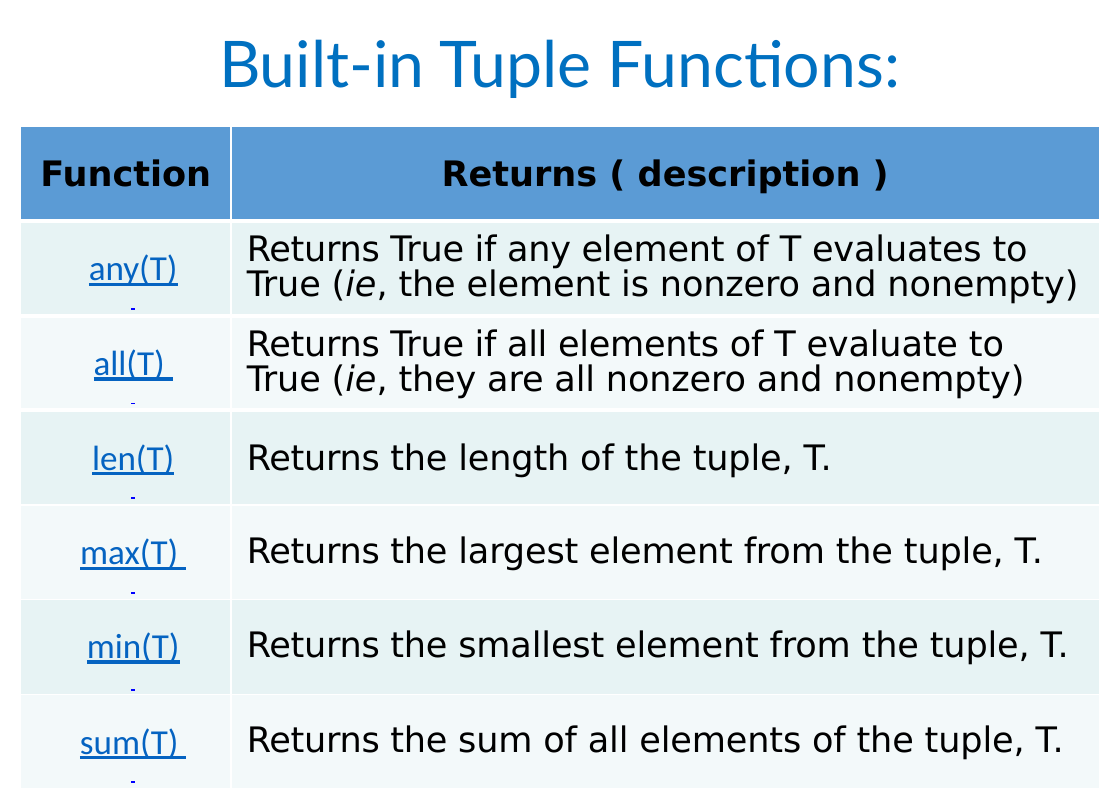
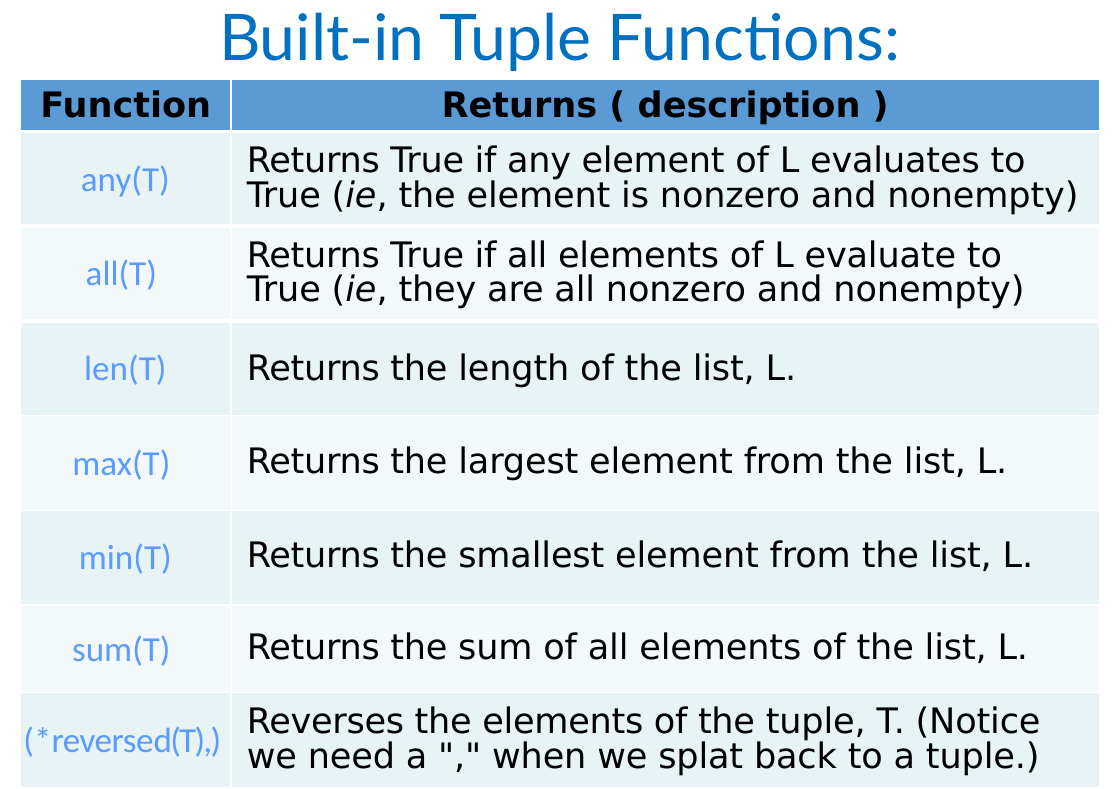
Before and after one commit to 25077667/NSYSU_python, a slide deck: slide 107 of ppt/Py20L3fin.pptx. Drawn at 1120x789 pixels with LibreOffice and Linux fonts; fonts in the diff are those of the drawing. Boxes give left, top, right and bottom in pixels: in the first picture for what was removed or moved away, otherwise in the second. Text is boxed around its words. In the diff, an @@ line names an element or a change of style, - is before the commit and + after.

Commit message:
Add some ppt

```diff
--- a/ppt/Py20L3fin.pptx
+++ b/ppt/Py20L3fin.pptx
@@ text "Built-in Tuple Functions:": place and size @@
-text "Built-in Tuple Functions:" at <box>219,39,900,98</box>
+text "Built-in Tuple Functions:" at <box>219,12,900,71</box>
@@ table at <box>21,79,1100,787</box> @@
-row 2: any(T) | Returns True if any element of T evaluates to True (ie, the element is nonzero and nonempty)
-row 3: all(T) | Returns True if all elements of T evaluate to True (ie, they are all nonzero and nonempty)
-row 4: len(T) | Returns the length of the tuple, T.
-row 5: max(T) | Returns the largest element from the tuple, T.
-row 6: min(T) | Returns the smallest element from the tuple, T.
-row 7: sum(T) | Returns the sum of all elements of the tuple, T.
+row 2: any(T) | Returns True if any element of L evaluates to True (ie, the element is nonzero and nonempty)
+row 3: all(T) | Returns True if all elements of L evaluate to True (ie, they are all nonzero and nonempty)
+row 4: len(T) | Returns the length of the list, L.
+row 5: max(T) | Returns the largest element from the list, L.
+row 6: min(T) | Returns the smallest element from the list, L.
+row 7: sum(T) | Returns the sum of all elements of the list, L.
+row 8: (*reversed(T),) | Reverses the elements of the tuple, T. (Notice we need a "," when we splat back to a tuple.)
@@ table: place and size @@
-table at <box>21,126,1100,789</box>
+table at <box>21,79,1100,787</box>
```
Also in this commit, not shown: 25 other slides changed, 4 slides added, 3 other files.
